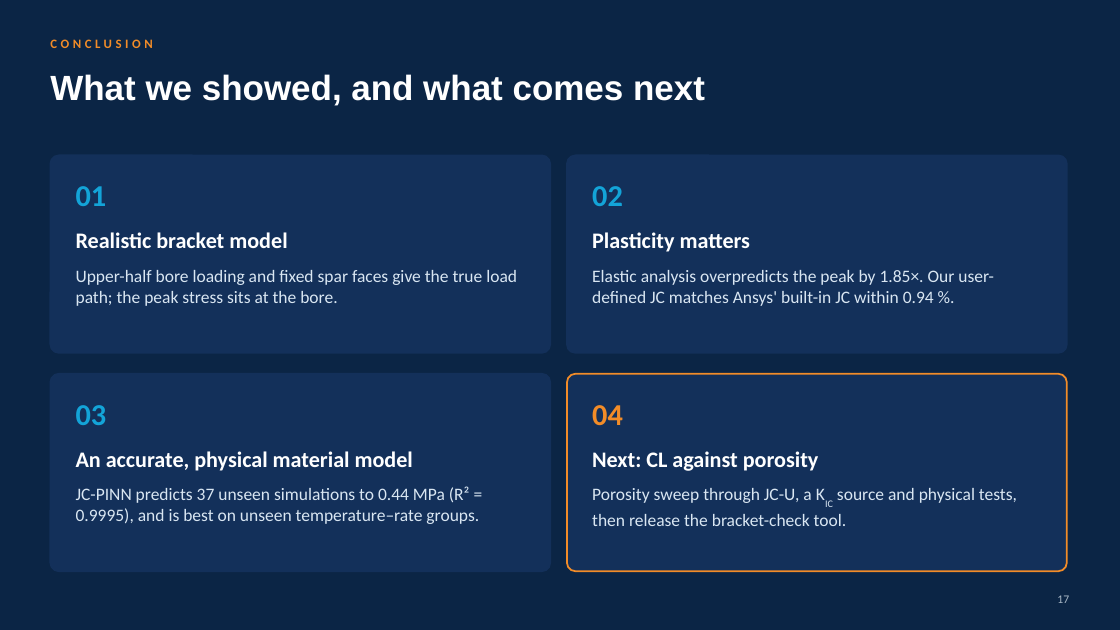
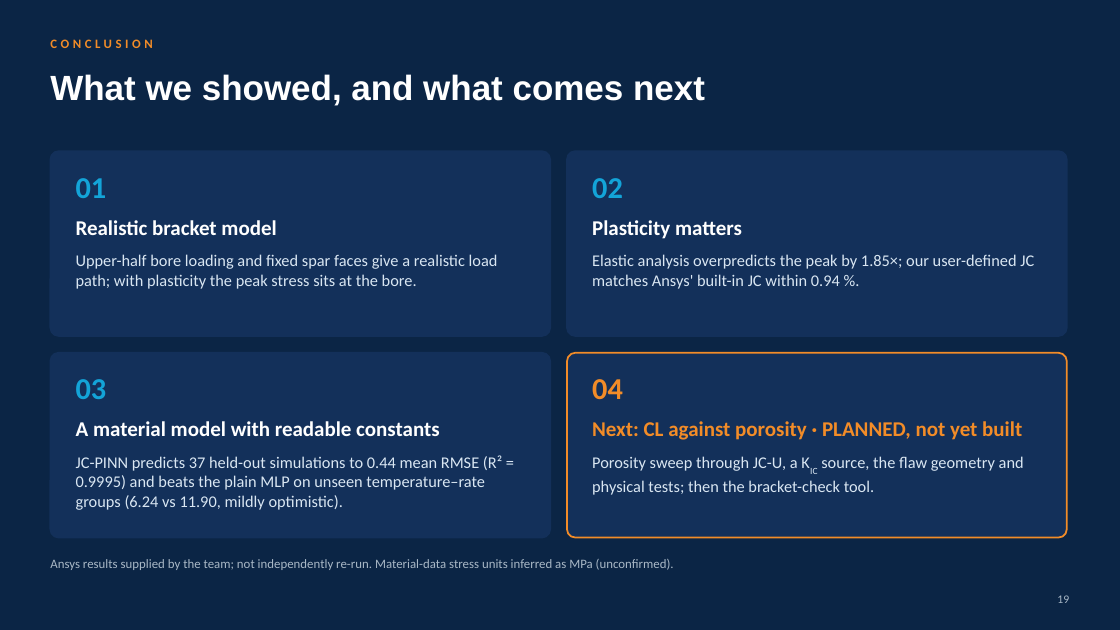
Before and after one commit to SaravananRamar06/MMM-ML, a slide deck: slide 19 of presentation/Final Presentation - Porosity in an AM Wing Bracket.pptx (slide 17 before the commit). Drawn at 1120x630 pixels with LibreOffice and Linux fonts; fonts in the diff are those of the drawing. Boxes give left, top, right and bottom in pixels: in the first picture for what was removed or moved away, otherwise in the second. Text is boxed around its words. In the diff, an @@ line names an element or a change of style, - is before the commit and + after.

```diff
--- a/presentation/Final Presentation - Porosity in an AM Wing Bracket.pptx
+++ b/presentation/Final Presentation - Porosity in an AM Wing Bracket.pptx
@@ rounded rectangle: place and size @@
-rounded rectangle at (50, 155, 550, 353)
+rounded rectangle at (50, 151, 550, 336)
@@ text "01": place and size @@
-text "01" at (76, 186, 107, 206)
+text "01" at (76, 178, 107, 198)
@@ rounded rectangle: place and size @@
-rounded rectangle at (567, 155, 1067, 353)
+rounded rectangle at (567, 151, 1067, 336)
@@ text "02": place and size @@
-text "02" at (592, 186, 623, 206)
+text "02" at (592, 178, 623, 198)
@@ text "Realistic bracket model": place and size @@
-text "Realistic bracket model" at (76, 232, 287, 248)
+text "Realistic bracket model" at (76, 220, 276, 235)
@@ text "Realistic bracket model" at (76, 220, 276, 235): size 19 to 18 pt @@
@@ text "Plasticity matters": place and size @@
-text "Plasticity matters" at (592, 232, 750, 252)
+text "Plasticity matters" at (592, 220, 742, 239)
@@ text "Plasticity matters" at (592, 220, 742, 239): size 19 to 18 pt @@
@@ text at (76, 254, 498, 289): text changed; size 15 to 14 pt @@
-Upper-half bore loading and fixed spar faces give the true load path; the peak stress sits at the bore.
+Upper-half bore loading and fixed spar faces give a realistic load path; with plasticity the peak stress sits at the bore.
@@ text at (592, 254, 1034, 289): text changed; size 15 to 14 pt @@
-Elastic analysis overpredicts the peak by 1.85×. Our user-defined JC matches Ansys' built-in JC within 0.94 %.
+Elastic analysis overpredicts the peak by 1.85×; our user-defined JC matches Ansys' built-in JC within 0.94 %.
@@ rounded rectangle: place and size @@
-rounded rectangle at (50, 374, 550, 571)
+rounded rectangle at (50, 353, 550, 538)
@@ proportions changed in 4 elements at (50, 151, 550, 336), (567, 151, 1067, 336), (50, 353, 550, 538), (567, 353, 1067, 538) @@
@@ rounded rectangle: place and size @@
-rounded rectangle at (567, 374, 1067, 571)
+rounded rectangle at (567, 353, 1067, 538)
@@ text "03": place and size @@
-text "03" at (76, 405, 107, 425)
+text "03" at (76, 379, 107, 399)
@@ text "04": place and size @@
-text "04" at (592, 405, 623, 425)
+text "04" at (592, 379, 623, 399)
@@ text at (76, 421, 439, 436): text changed; size 19 to 18 pt @@
-An accurate, physical material model
+A material model with readable constants
@@ text at (592, 421, 1022, 440): text changed; size 19 to 18 pt; text colour #FFFFFF to #F28C28 @@
-Next: CL against porosity
+Next: CL against porosity · PLANNED, not yet built
@@ text at (76, 455, 502, 510): text changed; size 15 to 14 pt @@
-JC-PINN predicts 37 unseen simulations to 0.44 MPa (R² = 0.9995), and is best on unseen temperature–rate groups.
+JC-PINN predicts 37 held-out simulations to 0.44 mean RMSE (R² = 0.9995) and beats the plain MLP on unseen temperature–rate groups (6.24 vs 11.90, mildly optimistic).
@@ text at (592, 456, 1024, 495): text changed; size 15 to 14 pt @@
-Porosity sweep through JC-U, a KIC source and physical tests, then release the bracket-check tool.
+Porosity sweep through JC-U, a KIC source, the flaw geometry and physical tests; then the bracket-check tool.
@@ text added at (50, 559, 674, 570), 11 pt, text #A9B8C6 @@
+Ansys results supplied by the team; not independently re-run. Material-data stress units inferred as MPa (unconfirmed).
@@ page number at (1057, 595, 1069, 603): text changed @@
-17
+19
```
Also in this commit, not shown: 13 other slides changed, 2 slides added, 7 other files.
